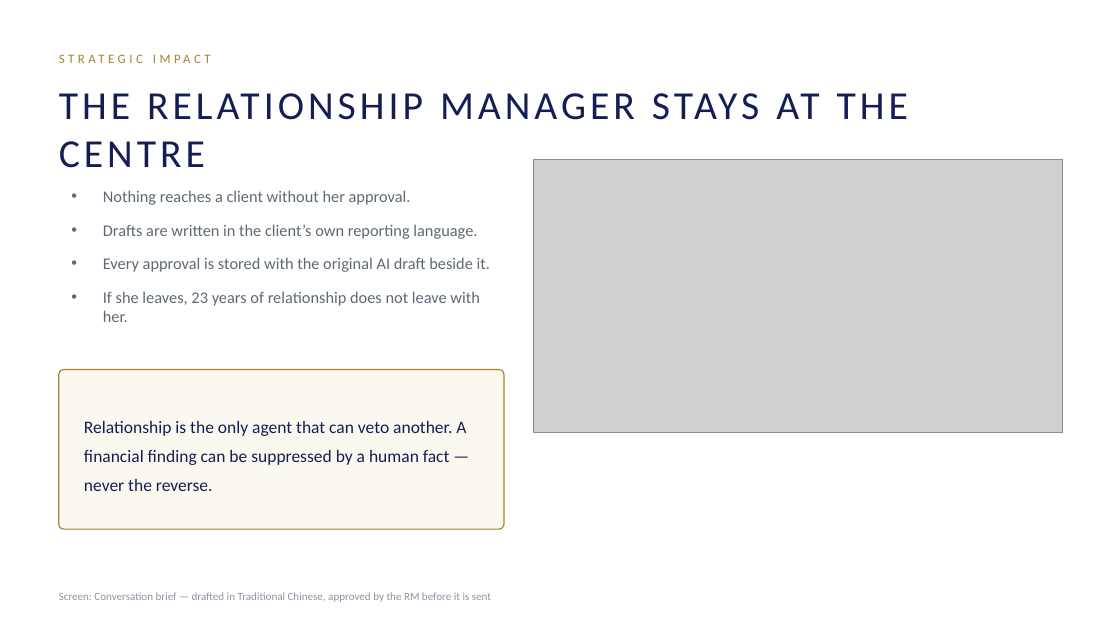
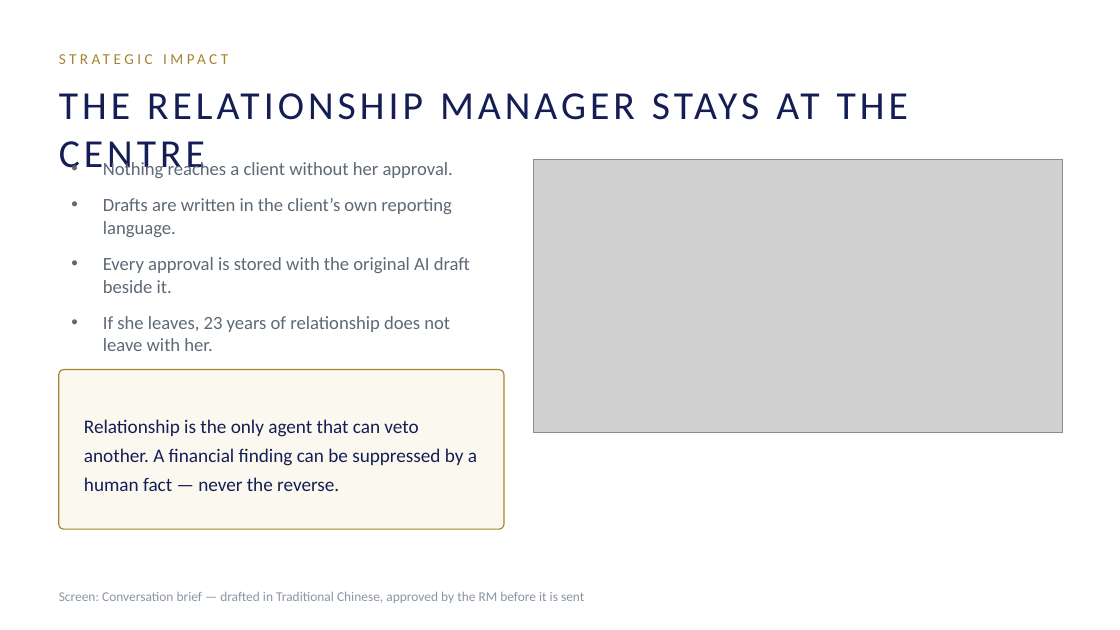
Before and after one commit to jvvinoth/Foresight-RM, a slide deck: slide 10 of docs/Foresight-RM-Pitch.pptx (slide 9 before the commit). Drawn at 1120x630 pixels with LibreOffice and Linux fonts; fonts in the diff are those of the drawing; grey boxes stand for pictures. Boxes give left, top, right and bottom in pixels: in the first picture for what was removed or moved away, otherwise in the second. Text is boxed around its words. In the diff, an @@ line names an element or a change of style, - is before the commit and + after.

```diff
--- a/docs/Foresight-RM-Pitch.pptx
+++ b/docs/Foresight-RM-Pitch.pptx
@@ text "STRATEGIC IMPACT" at box(59, 46, 815, 70): size 11 to 13 pt @@
@@ text "Nothing reaches a client without ..." at box(103, 160, 470, 351): size 14 to 16 pt @@
@@ text "Relationship is the only agent ..." at box(84, 419, 477, 491): size 15 to 16.5 pt @@
@@ text "Screen: Conversation brief — drafted ..." at box(59, 592, 584, 603): size 9.5 to 11.5 pt @@
```
Also in this commit, not shown: 10 other slides changed, 1 slide added, 44 other files.
